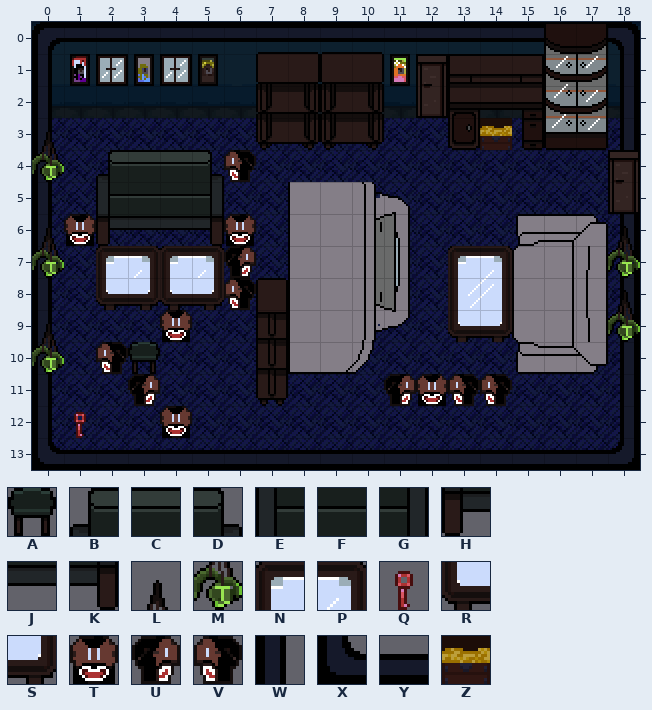
Tiled map -- game/assets/tiles/living_room.tmx. Above is the file before it was changed.
Cells are 16x16 px. Shown: x 0..18, y 0..13.
Key: from "furniture_tileset_v2": A 48, B 160, C 161, D 163, E 191, F 192, G 194, H 222, J 223, K 225, L 240, M 271, N 284, P 285, Q 340, R 346, S 347, T 540, U 542, V 546; from "parede_chao_tileset_v2": W 6, X 11, Y 12; from "tileset": Z 75.
_ is an empty cell.
Objects are placed by their top-left corner, in cells (3,4 is the top-left corner of cell 3,4); size is 1x1 cell unless given.
Layers that did not change in this view are not listed.
Layer "Tile Layer 2" before, first column x 0:
 2 W______
 3 W______
 4 W_BCCD_
 5 W_EFFG_
 6 W_HJJK_
 7 W_NPNP_
 8 W_RSRS_
 9 W______
10 W__A___
11 W______
12 W______
13 XYYYYYY
Layer "Tile Layer 3" before, first column x 0:
 2 _______
 3 L______
 4 M______
 5 _______
 6 L______
 7 M______
 8 _______
 9 L______
10 M______
11 _______
12 _______
13 _______
Objects on layer "Object Layer 1" before:
Z at 14,3
V at 6,4
T at 6,6
T at 1,6
U at 6,7
V at 6,8
T at 4,9
V at 2,10
U at 3,11
U at 11,11
V at 13,11
V at 14,11
T at 12,11
Q at 1,12
T at 4,12
Once edited:
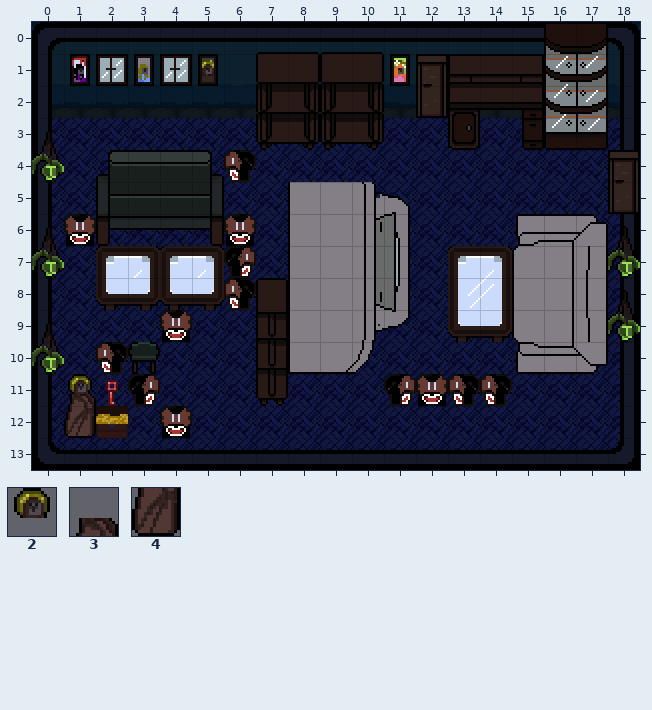
Further tiles: from "furniture_tileset_v2": 2 425, 3 456, 4 487.
What changed:
Layer "Tile Layer 2":
There is now tile 3 in row 11 at x 1.
There is now tile 4 in row 12 at x 1.
Layer "Tile Layer 3":
There is now tile 2 in row 11 at x 1.
Layer "Object Layer 1":
Object Q at 1,12 becomes Q at 2,11.
Object Z at 14,3 becomes Z at 2,12.
Boxes around the changes in both pictures, in picture pixels (x1, y1, x2, y2):
old place: (480, 118, 512, 150)
changed: (64, 374, 128, 438)
